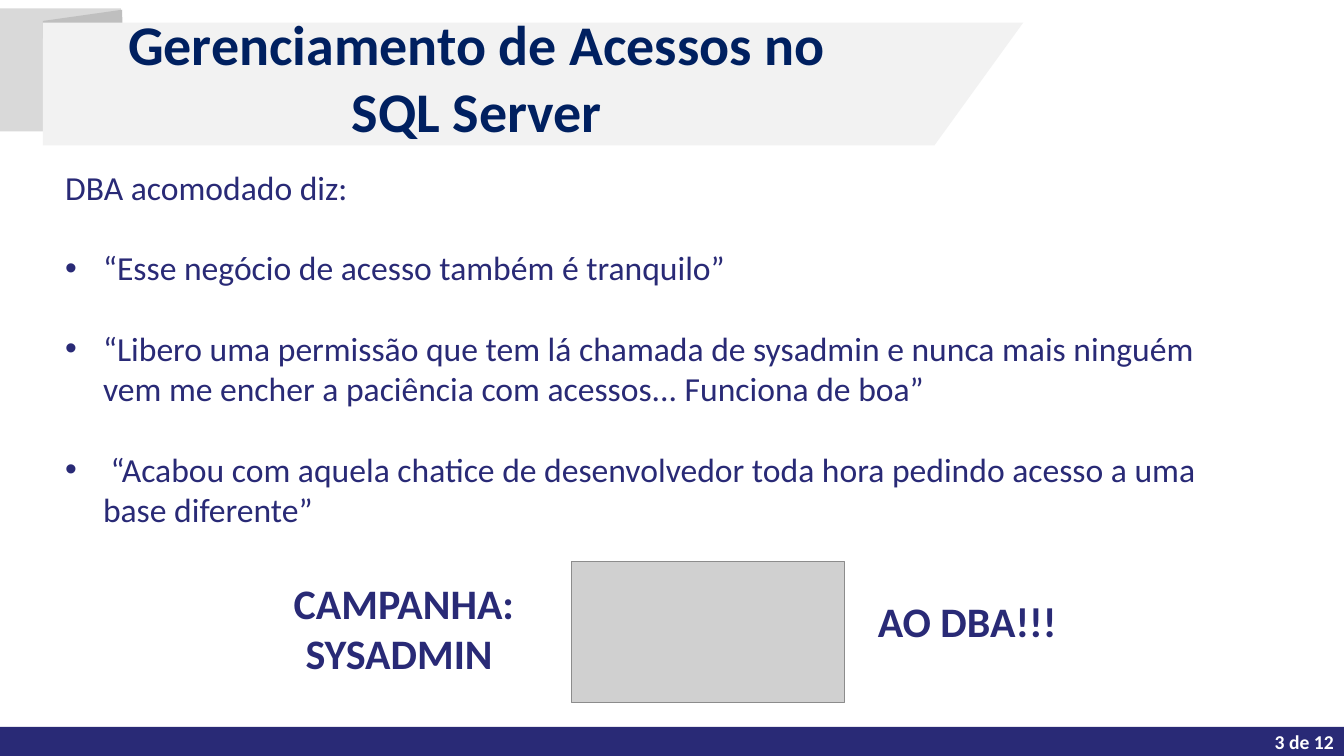
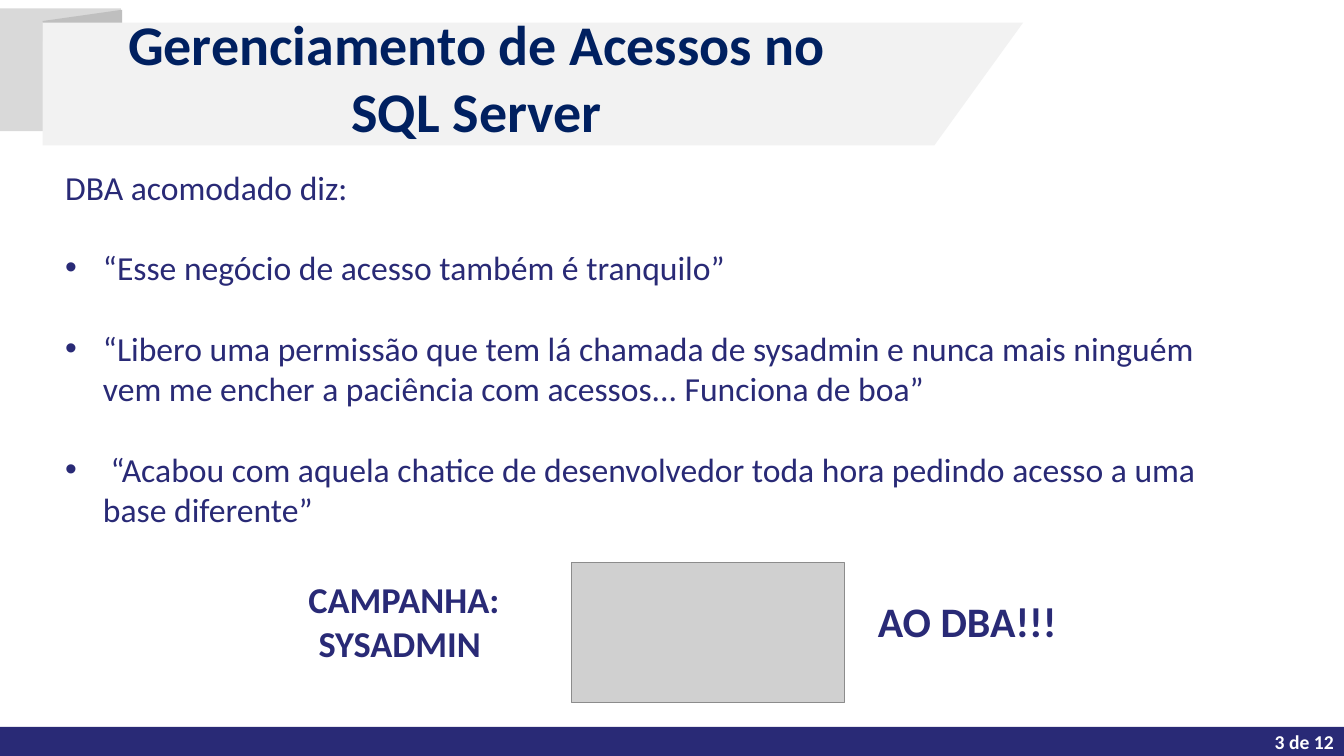
Before and after one commit to carlosgimenes/Training-Tarefas_Dia_Dia_de_um_DBA, a slide deck: slide 3 of Modulo02-GerenciamentoAcessos/Modulo 02 - Gerenciamento de Acessos no SQL Server.pptx. Drawn at 1344x756 pixels with LibreOffice and Linux fonts; fonts in the diff are those of the drawing; grey boxes stand for pictures; background and template pictures are left out. Boxes give left, top, right and bottom in pixels: in the first picture for what was removed or moved away, otherwise in the second. Text is boxed around its words. In the diff, an @@ line names an element or a change of style, - is before the commit and + after.

```diff
--- a/Modulo02-GerenciamentoAcessos/Modulo 02 - Gerenciamento de Acessos no SQL Server.pptx
+++ b/Modulo02-GerenciamentoAcessos/Modulo 02 - Gerenciamento de Acessos no SQL Server.pptx
@@ text "CAMPANHA: SYSADMIN" at box(308, 589, 499, 658): size 30 to 26 pt @@
```
Also in this commit, not shown: 9 other slides changed.
